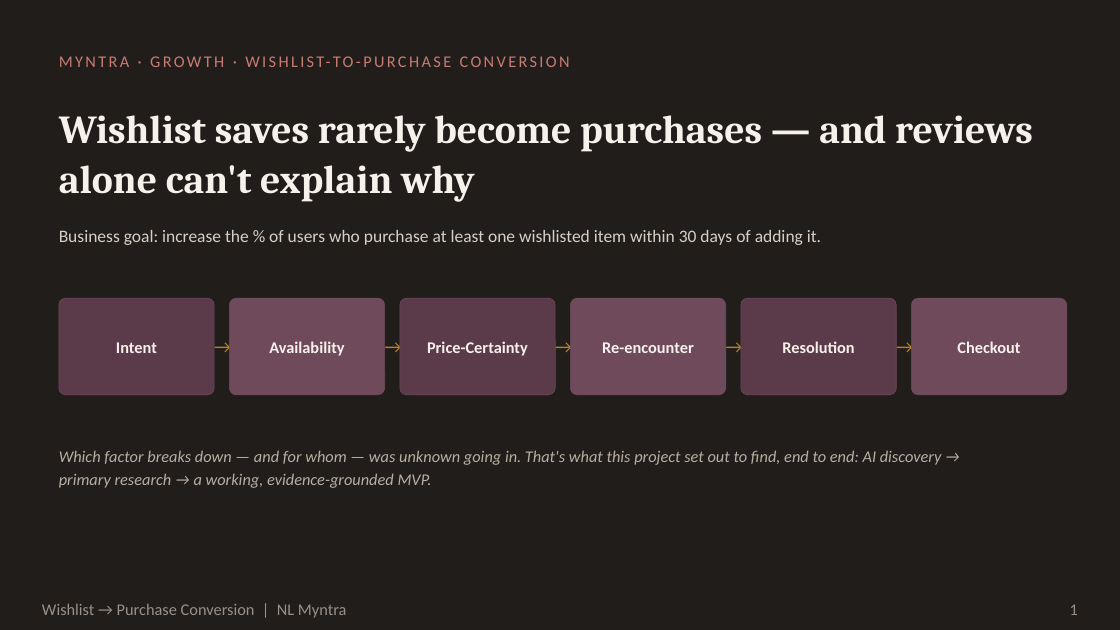
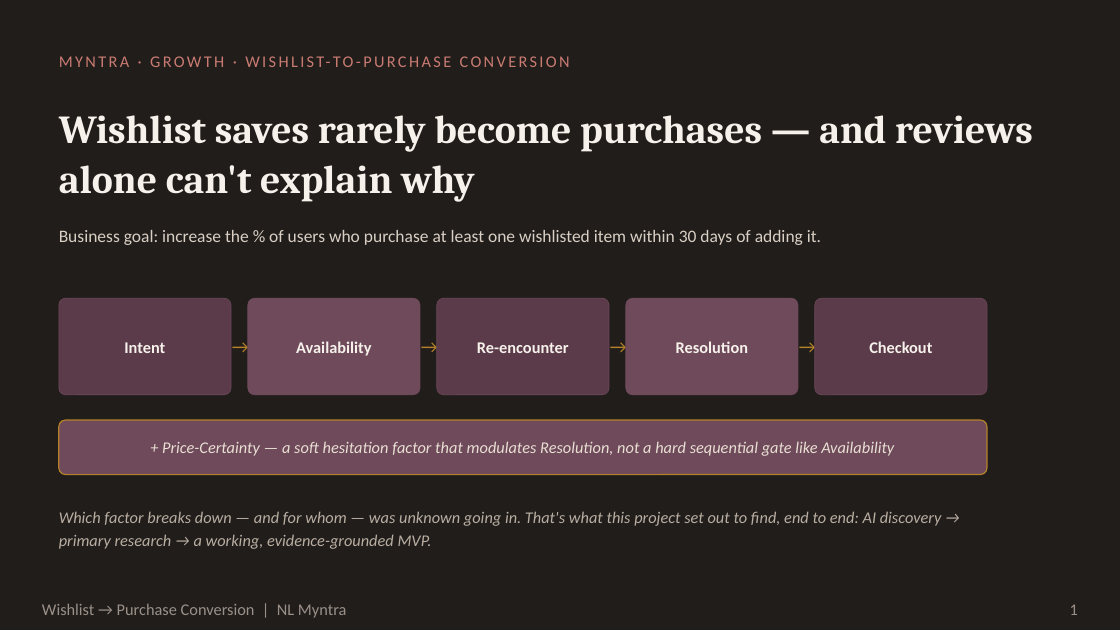
Before and after one commit to blazing-llama/NL-Myntra-Graduation-Project, a slide deck: slide 1 of docs/deck/NL Myntra.pptx. Drawn at 1120x630 pixels with LibreOffice and Linux fonts; fonts in the diff are those of the drawing. Boxes give left, top, right and bottom in pixels: in the first picture for what was removed or moved away, otherwise in the second. Text is boxed around its words. In the diff, an @@ line names an element or a change of style, - is before the commit and + after.

```diff
--- a/docs/deck/NL Myntra.pptx
+++ b/docs/deck/NL Myntra.pptx
@@ rounded rectangle: place and size @@
-rounded rectangle at <box>59,298,214,395</box>
+rounded rectangle at <box>59,298,231,395</box>
@@ text "Intent": place and size @@
-text "Intent" at <box>116,342,157,353</box>
+text "Intent" at <box>124,342,165,353</box>
@@ text "→": place and size @@
-text "→" at <box>214,298,231,395</box>
+text "→" at <box>231,298,250,395</box>
@@ rounded rectangle: place and size @@
-rounded rectangle at <box>229,298,385,395</box>
+rounded rectangle at <box>248,298,420,395</box>
@@ text "Availability": place and size @@
-text "Availability" at <box>269,341,344,356</box>
+text "Availability" at <box>296,341,371,356</box>
@@ text "→": place and size @@
-text "→" at <box>385,298,402,395</box>
+text "→" at <box>420,298,439,395</box>
@@ rounded rectangle: place and size @@
-rounded rectangle at <box>400,298,555,395</box>
+rounded rectangle at <box>437,298,609,395</box>
@@ text "Re-encounter": place and size @@
-text "Re-encounter" at <box>602,342,694,353</box>
+text "Re-encounter" at <box>477,342,569,353</box>
@@ text "→": place and size @@
-text "→" at <box>555,298,572,395</box>
+text "→" at <box>609,298,628,395</box>
@@ rounded rectangle: place and size @@
-rounded rectangle at <box>571,298,726,395</box>
+rounded rectangle at <box>626,298,798,395</box>
@@ text "Resolution": place and size @@
-text "Resolution" at <box>782,341,854,353</box>
+text "Resolution" at <box>676,341,748,353</box>
@@ text "→": place and size @@
-text "→" at <box>726,298,743,395</box>
+text "→" at <box>798,298,817,395</box>
@@ rounded rectangle: place and size @@
-rounded rectangle at <box>741,298,897,395</box>
+rounded rectangle at <box>815,298,987,395</box>
@@ text "Checkout": place and size @@
-text "Checkout" at <box>957,341,1020,353</box>
+text "Checkout" at <box>869,341,932,353</box>
@@ text removed at <box>897,298,913,395</box> @@
-→
@@ rounded rectangle removed at <box>912,298,1067,395</box> @@
@@ text removed at <box>427,341,528,356</box> @@
-Price-Certainty
@@ rounded rectangle added at <box>59,420,987,475</box>, fill #6E4A5B, outline #B5822A 1 pt @@
@@ text added at <box>162,441,894,456</box>, 14 pt, text #E9DFD3, italic @@
++ Price-Certainty — a soft hesitation factor that modulates Resolution, not a hard sequential gate like Availability
@@ text "Which factor breaks down — ...": place and size @@
-text "Which factor breaks down — ..." at <box>59,450,942,488</box>
+text "Which factor breaks down — ..." at <box>59,511,942,549</box>
```
Also in this commit, not shown: 1 other slide changed, 1 other file.
